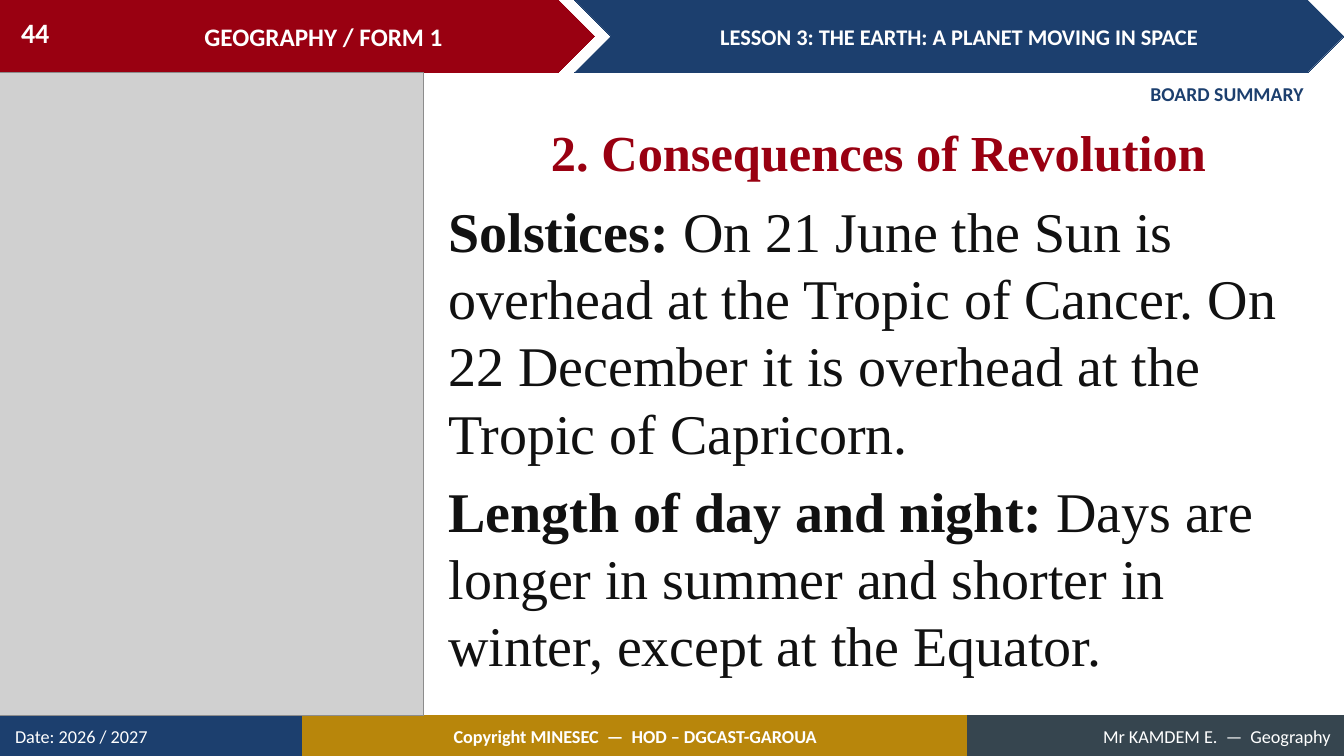
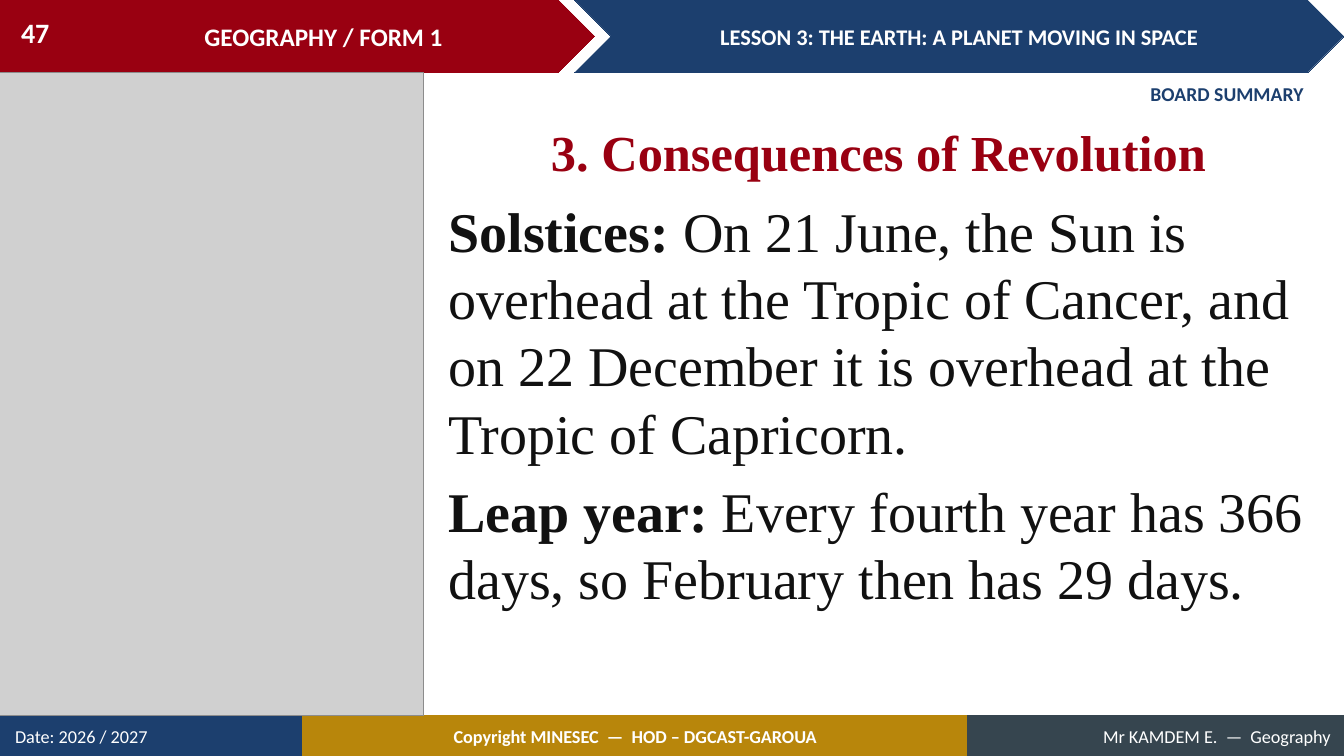
Before and after one commit to Berthautk/linea-github, a slide deck: slide 47 of lecons/F1/05_F1_M1_L03_The_Earth_A_Planet_Moving_in_Space.pptx (slide 44 before the commit). Drawn at 1344x756 pixels with LibreOffice and Linux fonts; fonts in the diff are those of the drawing; grey boxes stand for pictures. Boxes give left, top, right and bottom in pixels: in the first picture for what was removed or moved away, otherwise in the second. Text is boxed around its words. In the diff, an @@ line names an element or a change of style, - is before the commit and + after.

```diff
--- a/lecons/F1/05_F1_M1_L03_The_Earth_A_Planet_Moving_in_Space.pptx
+++ b/lecons/F1/05_F1_M1_L03_The_Earth_A_Planet_Moving_in_Space.pptx
@@ page number at (21,24,49,43): text changed @@
-44
+47
@@ text at (551,135,1206,181): text changed @@
-2. Consequences of Revolution
+3. Consequences of Revolution
@@ text at (449,213,1303,610): text changed @@
-Solstices: On 21 June the Sun is overhead at the Tropic of Cancer. On 22 December it is overhead at the Tropic of Capricorn.
-Length of day and night: Days are longer in summer and shorter in winter, except at the Equator.
+Solstices: On 21 June, the Sun is overhead at the Tropic of Cancer, and on 22 December it is overhead at the Tropic of Capricorn.
+Leap year: Every fourth year has 366 days, so February then has 29 days.
```
Also in this commit, not shown: 8 other slides changed, 3 slides added, 1 slide removed, 1 other file.
